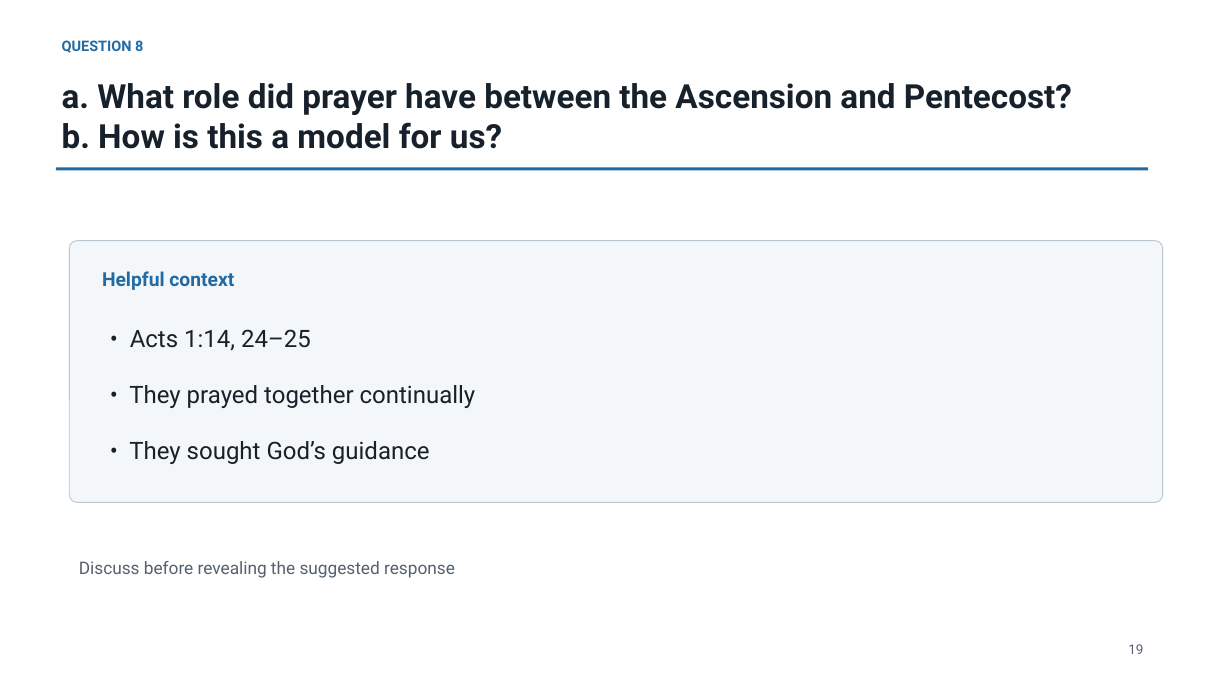
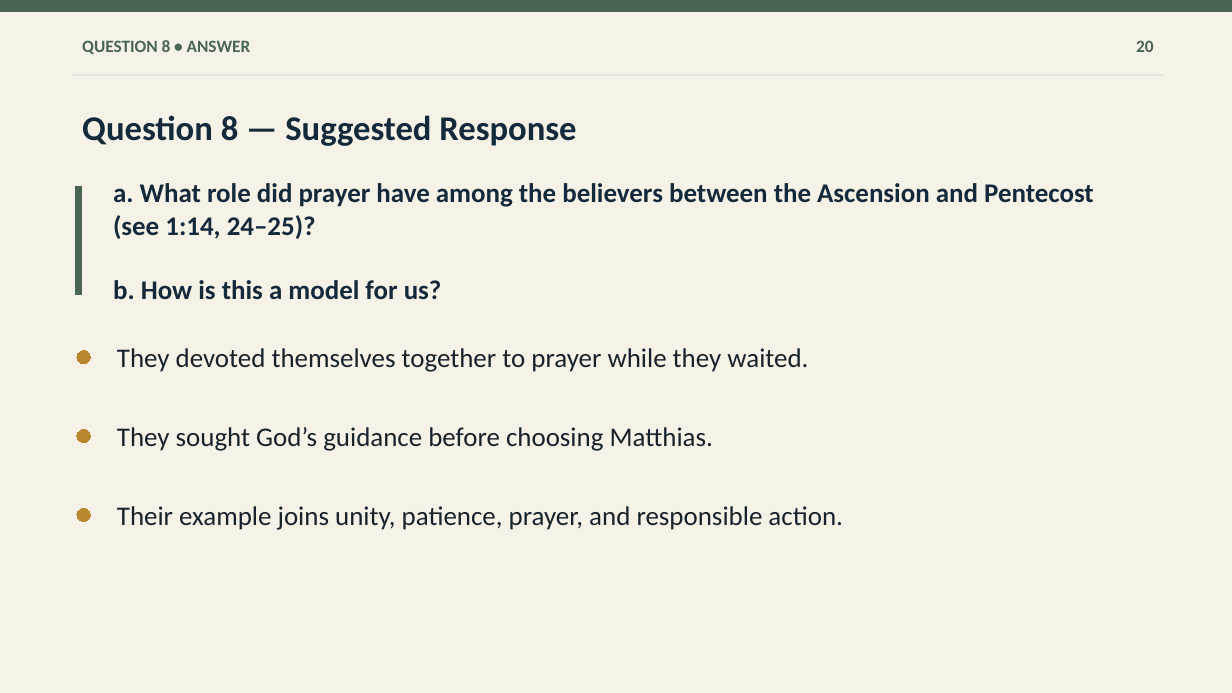
Before and after one commit to flyntm/Ezra, a slide deck: slide 20 of presentations/Lesson_Two_Acts.pptx (slide 19 before the commit). Drawn at 1232x693 pixels with LibreOffice and Linux fonts; fonts in the diff are those of the drawing. Boxes give left, top, right and bottom in pixels: in the first picture for what was removed or moved away, otherwise in the second. Text is boxed around its words. In the diff, an @@ line names an element or a change of style, - is before the commit and + after.

```diff
--- a/presentations/Lesson_Two_Acts.pptx
+++ b/presentations/Lesson_Two_Acts.pptx
@@ background #FFFFFF to #F7F2E8 @@
@@ rectangle added at (0, 0, 1232, 11), fill #486554, outline #486554 0 pt @@
@@ text at (82, 40, 251, 54): text changed; size 11.2 to 13.5 pt; font Roboto to Calibri; text colour #236AA3 to #486554 @@
-QUESTION 8
+QUESTION 8 • ANSWER
@@ text added at (1136, 40, 1153, 52), 13.5 pt, text #486554, bold @@
+20
@@ rectangle: place and size @@
-rectangle at (55, 167, 1148, 170)
+rectangle at (73, 74, 1163, 76)
@@ rectangle at (73, 74, 1163, 76): fill #236AA3 to #E2E9E3; outline none to #E2E9E3 0 pt @@
@@ text added at (82, 115, 576, 146), 27 pt, text #132A3A, bold @@
+Question 8 — Suggested Response
@@ rectangle added at (75, 187, 81, 295), fill #486554, outline #486554 0 pt @@
@@ vertical alignment top to middle in 3 elements at (117, 427, 713, 451), (82, 40, 251, 54), (113, 183, 1094, 300) @@
@@ text "a. What role did prayer ...": place and size @@
-text "a. What role did prayer ..." at (62, 83, 1072, 149)
+text "a. What role did prayer ..." at (113, 183, 1094, 300)
@@ text at (113, 183, 1094, 239): text changed; size 26 to 21 pt; font Roboto to Calibri; text colour #17212B to #132A3A @@
-a. What role did prayer have between the Ascension and Pentecost?
+a. What role did prayer have among the believers between the Ascension and Pentecost (see 1:14, 24–25)?
@@ rounded rectangle removed at (69, 240, 1163, 502) @@
@@ text removed at (102, 271, 234, 290) @@
-Helpful context
@@ text at (113, 280, 442, 300): size 26 to 21 pt, font Roboto to Calibri, text colour #17212B to #132A3A in "b. How is this a model for ..." @@
@@ text removed at (130, 329, 311, 350) @@
-• Acts 1:14, 24–25
@@ ellipse added at (77, 350, 91, 364), fill #B8872F, outline #B8872F 0 pt @@
@@ text added at (117, 348, 808, 372), 21 pt, text #17232B @@
+They devoted themselves together to prayer while they waited.
@@ text removed at (129, 385, 476, 408) @@
-• They prayed together continually
@@ ellipse added at (77, 430, 91, 444), fill #B8872F, outline #B8872F 0 pt @@
@@ text at (117, 427, 713, 451): text changed; size 18.8 to 21 pt; font Roboto to Calibri; text colour #17212B to #17232B @@
-• They sought God’s guidance
+They sought God’s guidance before choosing Matthias.
@@ ellipse added at (77, 508, 91, 522), fill #B8872F, outline #B8872F 0 pt @@
@@ text added at (117, 506, 842, 530), 21 pt, text #17232B @@
+Their example joins unity, patience, prayer, and responsible action.
@@ text removed at (79, 561, 455, 578) @@
-Discuss before revealing the suggested response
@@ text removed at (1128, 644, 1143, 654) @@
-19
```
Also in this commit, not shown: 10 other slides changed, 9 slides added, 10 slides removed, 32 other files.
